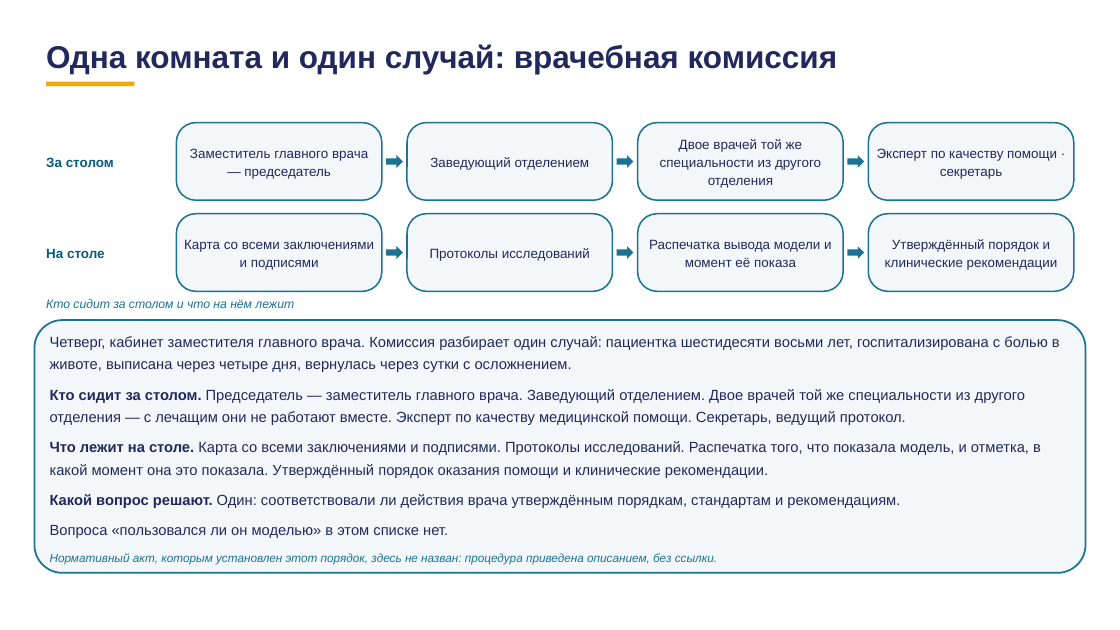
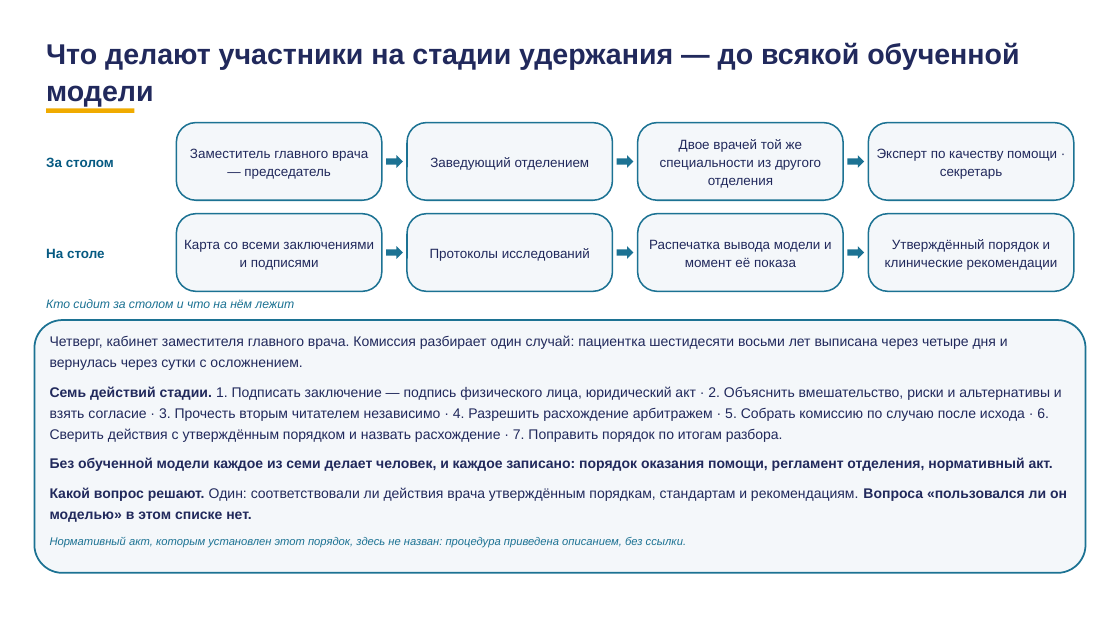
Before and after one commit to tellina-study/AI-usage-lessons, a slide deck: slide 72 of library/lectures/lec-07/rework/deck/lec-07-karkas.pptx (slide 68 before the commit). Drawn at 1120x630 pixels with LibreOffice and Linux fonts; fonts in the diff are those of the drawing. Boxes give left, top, right and bottom in pixels: in the first picture for what was removed or moved away, otherwise in the second. Text is boxed around its words. In the diff, an @@ line names an element or a change of style, - is before the commit and + after.

Commit message:
#229 дека: манифесты пересобраны после раскатки — 122 кадра, 100,15 мин

```diff
--- a/library/lectures/lec-07/rework/deck/lec-07-karkas.pptx
+++ b/library/lectures/lec-07/rework/deck/lec-07-karkas.pptx
@@ text at (46, 42, 1019, 107): text changed; size 27 to 24.5 pt @@
-Одна комната и один случай: врачебная комиссия
+Что делают участники на стадии удержания — до всякой обученной модели
@@ rectangle: place and size @@
-rectangle at (46, 82, 134, 87)
+rectangle at (46, 108, 134, 113)
@@ text at (50, 335, 1067, 522): text changed; size 12.6 to 12 pt @@
-Четверг, кабинет заместителя главного врача. Комиссия разбирает один случай: пациентка шестидесяти восьми лет, госпитализирована с болью в животе, выписана через четыре дня, вернулась через сутки с осложнением.
-Кто сидит за столом. Председатель — заместитель главного врача. Заведующий отделением. Двое врачей той же специальности из другого отделения — с лечащим они не работают вместе. Эксперт по качеству медицинской помощи. Секретарь, ведущий протокол.
-Что лежит на столе. Карта со всеми заключениями и подписями. Протоколы исследований. Распечатка того, что показала модель, и отметка, в какой момент она это показала. Утверждённый порядок оказания помощи и клинические рекомендации.
-Какой вопрос решают. Один: соответствовали ли действия врача утверждённым порядкам, стандартам и рекомендациям.
-Вопроса «пользовался ли он моделью» в этом списке нет.
+Четверг, кабинет заместителя главного врача. Комиссия разбирает один случай: пациентка шестидесяти восьми лет выписана через четыре дня и вернулась через сутки с осложнением.
+Семь действий стадии. 1. Подписать заключение — подпись физического лица, юридический акт · 2. Объяснить вмешательство, риски и альтернативы и взять согласие · 3. Прочесть вторым читателем независимо · 4. Разрешить расхождение арбитражем · 5. Собрать комиссию по случаю после исхода · 6. Сверить действия с утверждённым порядком и назвать расхождение · 7. Поправить порядок по итогам разбора.
+Без обученной модели каждое из семи делает человек, и каждое записано: порядок оказания помощи, регламент отделения, нормативный акт.
+Какой вопрос решают. Один: соответствовали ли действия врача утверждённым порядкам, стандартам и рекомендациям. Вопроса «пользовался ли он моделью» в этом списке нет.
@@ text at (50, 537, 686, 548): size 10.1 to 9.6 pt in "Нормативный акт, которым установлен этот порядок, здесь ..." @@
```
Also in this commit, not shown: 63 other slides changed, 38 slides added, 26 slides removed, 3 other files.
